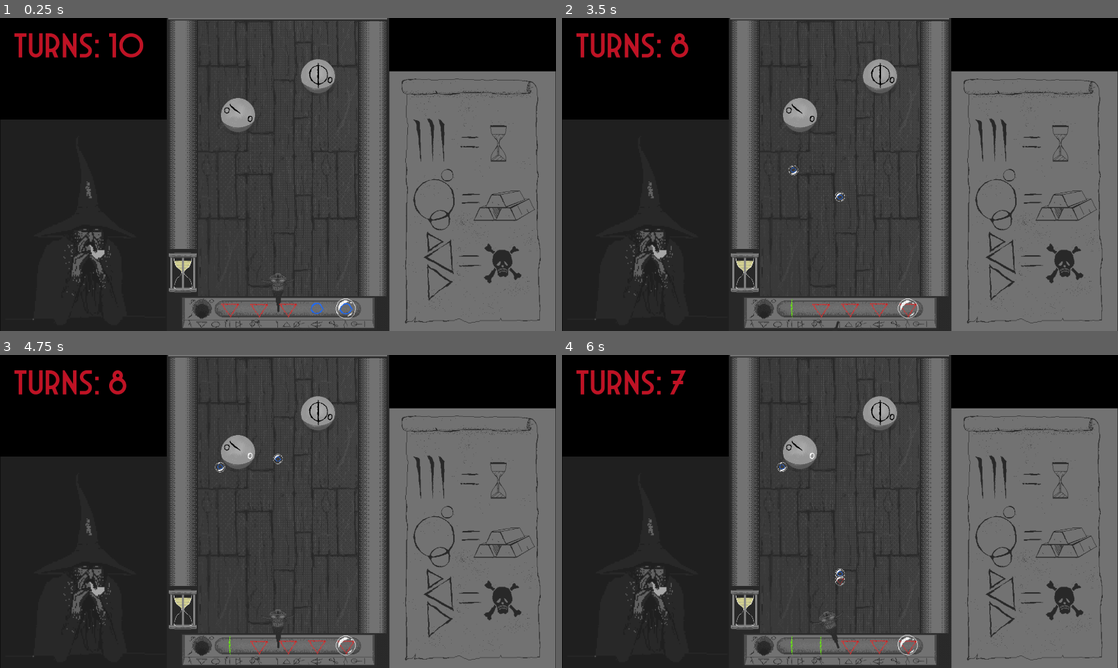
Above: before the commit, frames 1-4 (two rows, left to right).
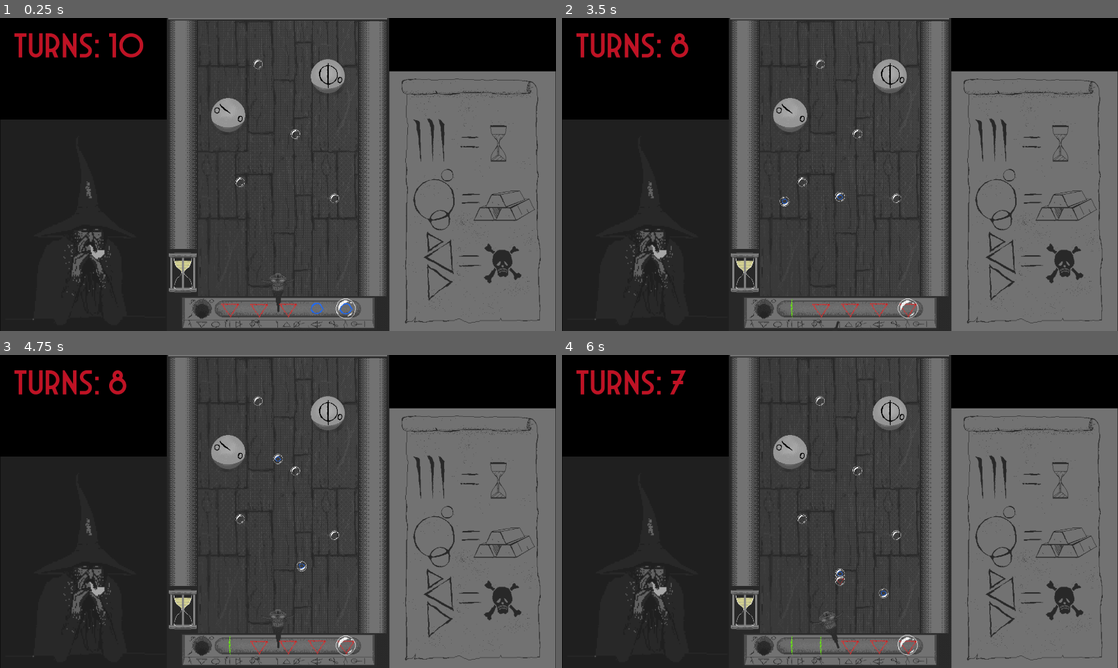
Above: after the commit, the same moments.

Repository: colton-o/bubblemancer
Game: Godot game, scene res://Levels/Stage_1.tscn
Same seed, same stepped clock (60 frames per second), same inputs: the game is played once before the commit and once after it.
Inputs (mouse positions are in pixels of both pictures, inside the frame that each line leads up to):
- Up to frame 1 (0.25 s): no input
- Up to frame 2 (3.5 s): move the mouse to (962, 158) at 0.52 s; click (962, 158) at 0.6 s; move the mouse to (728, 190) at 1.27 s; tap A (x_rot_neg) at 1.35 s; move the mouse to (895, 105) at 2.02 s; hold D (x_rot_pos) 2.03-2.78 s; move the mouse to (812, 237) at 2.77 s; click (812, 237) at 2.85 s
- Up to frame 3 (4.75 s): move the mouse to (444, 558) at 3.52 s; hold A (x_rot_neg) 3.53-4.28 s; move the mouse to (111, 464) at 4.27 s; tap D (x_rot_pos) at 4.35 s
- Up to frame 4 (6 s): move the mouse to (867, 511) at 5.02 s; click (867, 511) at 5.1 s; move the mouse to (756, 433) at 5.77 s; tap A (x_rot_neg) at 5.85 s

The runs differ from the first frame. In frame 1, 1.0% of the frame differs, in the area x 38-62%, y 13-60%; in frame 2, 1.0%, in the area x 38-62%, y 13-61%; in frame 3, 1.0%; in frame 4, 1.0%.

Commit message:
Bouncers

Diff:
--- a/Levels/Stage_1.tscn
+++ b/Levels/Stage_1.tscn
@@ -25,6 +25,51 @@
 normal = Vector2(1, 0)
 distance = 133.846
 
+[sub_resource type="CircleShape2D" id="CircleShape2D_p4rkw"]
+
+[sub_resource type="AtlasTexture" id="AtlasTexture_4fohh"]
+atlas = ExtResource("15_7crpp")
+region = Rect2(0, 0, 64, 64)
+
+[sub_resource type="AtlasTexture" id="AtlasTexture_emx7k"]
+atlas = ExtResource("15_7crpp")
+region = Rect2(64, 0, 64, 64)
+
+[sub_resource type="AtlasTexture" id="AtlasTexture_p4at6"]
+atlas = ExtResource("15_7crpp")
+region = Rect2(128, 0, 64, 64)
+
+[sub_resource type="AtlasTexture" id="AtlasTexture_1hntl"]
+atlas = ExtResource("15_7crpp")
+region = Rect2(192, 0, 64, 64)
+
+[sub_resource type="AtlasTexture" id="AtlasTexture_ceem8"]
+atlas = ExtResource("15_7crpp")
+region = Rect2(256, 0, 64, 64)
+
+[sub_resource type="SpriteFrames" id="SpriteFrames_o1l8n"]
+animations = [{
+"frames": [{
+"duration": 1.0,
+"texture": SubResource("AtlasTexture_4fohh")
+}, {
+"duration": 1.0,
+"texture": SubResource("AtlasTexture_emx7k")
+}, {
+"duration": 1.0,
+"texture": SubResource("AtlasTexture_p4at6")
+}, {
+"duration": 1.0,
+"texture": SubResource("AtlasTexture_1hntl")
+}, {
+"duration": 1.0,
+"texture": SubResource("AtlasTexture_ceem8")
+}],
+"loop": true,
+"name": &"default",
+"speed": 5.0
+}]
+
 [sub_resource type="AtlasTexture" id="AtlasTexture_lbgjd"]
 atlas = ExtResource("9_7ir28")
 region = Rect2(0, 0, 128, 128)
@@ -173,6 +218,48 @@
 scale = Vector2(3.9, 3.9)
 shape = SubResource("WorldBoundaryShape2D_cudwi")
 
+[node name="Bouncers" type="StaticBody2D" parent="Border"]
+
+[node name="Bouncer" type="CollisionShape2D" parent="Border/Bouncers"]
+position = Vector2(84.507, 0)
+scale = Vector2(2.145, 2.145)
+shape = SubResource("CircleShape2D_p4rkw")
+
+[node name="AnimatedSprite2D" type="AnimatedSprite2D" parent="Border/Bouncers/Bouncer"]
+scale = Vector2(0.615, 0.615)
+sprite_frames = SubResource("SpriteFrames_o1l8n")
+autoplay = "default"
+
+[node name="Bouncer2" type="CollisionShape2D" parent="Border/Bouncers"]
+position = Vector2(-184.507, 233.803)
+scale = Vector2(2.145, 2.145)
+shape = SubResource("CircleShape2D_p4rkw")
+
+[node name="AnimatedSprite2D" type="AnimatedSprite2D" parent="Border/Bouncers/Bouncer2"]
+scale = Vector2(0.615, 0.615)
+sprite_frames = SubResource("SpriteFrames_o1l8n")
+autoplay = "default"
+
+[node name="Bouncer3" type="CollisionShape2D" parent="Border/Bouncers"]
+position = Vector2(274.648, 312.676)
+scale = Vector2(2.145, 2.145)
+shape = SubResource("CircleShape2D_p4rkw")
+
+[node name="AnimatedSprite2D" type="AnimatedSprite2D" parent="Border/Bouncers/Bouncer3"]
+scale = Vector2(0.615, 0.615)
+sprite_frames = SubResource("SpriteFrames_o1l8n")
+autoplay = "default"
+
+[node name="Bouncer4" type="CollisionShape2D" parent="Border/Bouncers"]
+position = Vector2(-97.1831, -339.437)
+scale = Vector2(2.145, 2.145)
+shape = SubResource("CircleShape2D_p4rkw")
+
+[node name="AnimatedSprite2D" type="AnimatedSprite2D" parent="Border/Bouncers/Bouncer4"]
+scale = Vector2(0.615, 0.615)
+sprite_frames = SubResource("SpriteFrames_o1l8n")
+autoplay = "default"
+
 [node name="Camera2D" type="Camera2D" parent="."]
 
 [node name="Gun" type="Node2D" parent="."]
@@ -234,11 +321,11 @@
 autoplay = "default"
 
 [node name="Seal" parent="." instance=ExtResource("15_iompg")]
-position = Vector2(138, -339)
+position = Vector2(172, -339)
 scale = Vector2(0.5, 0.5)
 
 [node name="Seal2" parent="." instance=ExtResource("15_iompg")]
-position = Vector2(-138, -205)
+position = Vector2(-172, -205)
 scale = Vector2(0.5, 0.5)
 
 [node name="UI" type="Control" parent="."]
--- a/Scripts/orb.gd
+++ b/Scripts/orb.gd
@@ -29,7 +29,9 @@
 		if colName == "walls":
 			velocity = velocity.bounce(collision.get_normal())
 			play_sfx(bounce_sfx[randi() %3])
-
+		elif colName == "Bouncers":
+			velocity = velocity.bounce(collision.get_normal())
+			play_sfx(bounce_sfx[randi() %3])
 		elif (collision.get_collider() is Orb):
 			connectedOrbs.append(collision.get_collider())
 			collision.get_collider().connectedOrbs.append(self)
Not shown: 1 places in Levels/Stage_1.tscn that only renumber resources
